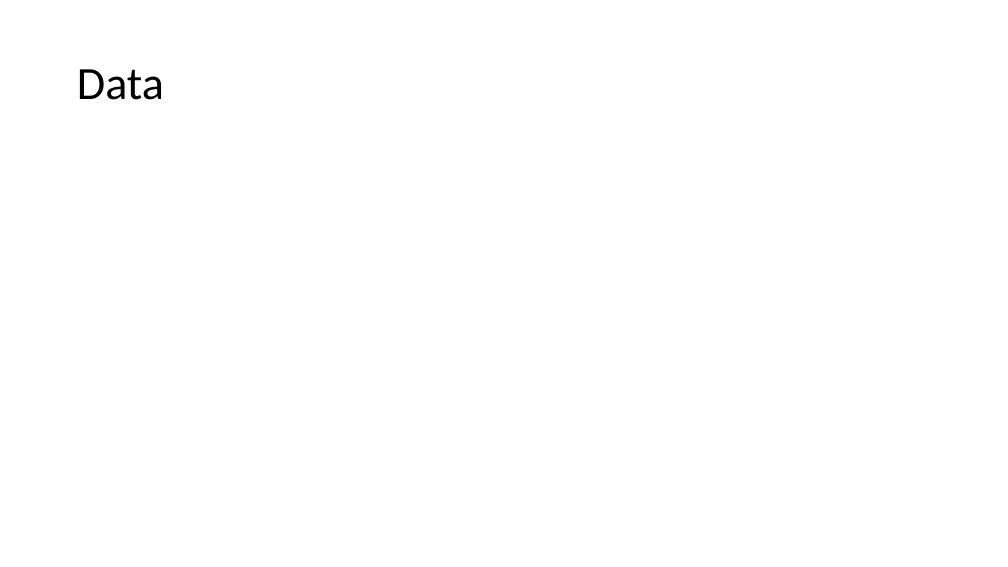
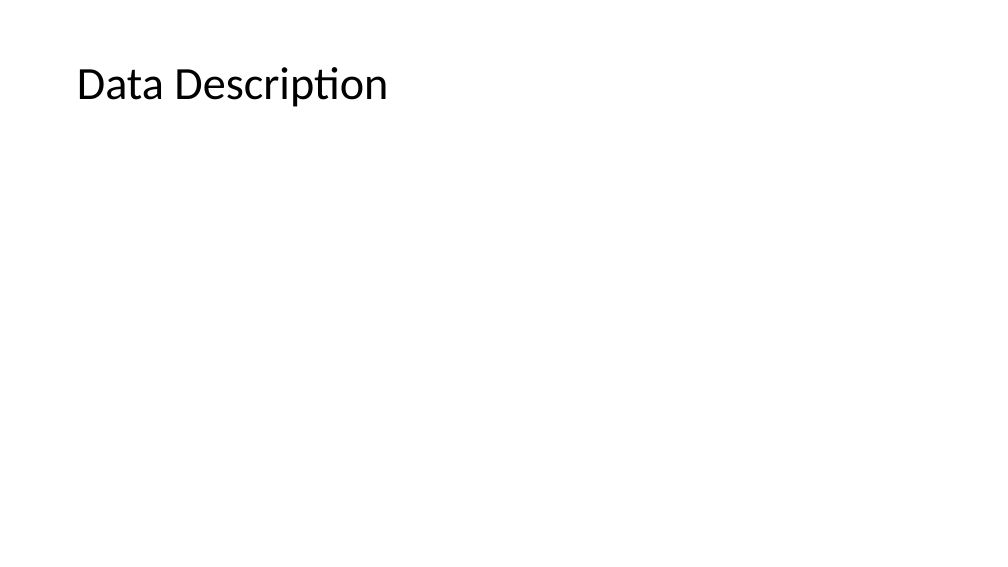
Before and after one commit to bryceleary/DSIFinal, a slide deck: slide 6 of Docs/Ag Aid Presentation.pptx. Drawn at 1008x567 pixels with LibreOffice and Linux fonts; fonts in the diff are those of the drawing. Boxes give left, top, right and bottom in pixels: in the first picture for what was removed or moved away, otherwise in the second. Text is boxed around its words. In the diff, an @@ line names an element or a change of style, - is before the commit and + after.

```diff
--- a/Docs/Ag Aid Presentation.pptx
+++ b/Docs/Ag Aid Presentation.pptx
@@ title at (77,67,388,107): text changed @@
-Data
+Data Description
```
Also in this commit, not shown: 1 other slide changed, 6 slides added, 5 slides removed.
